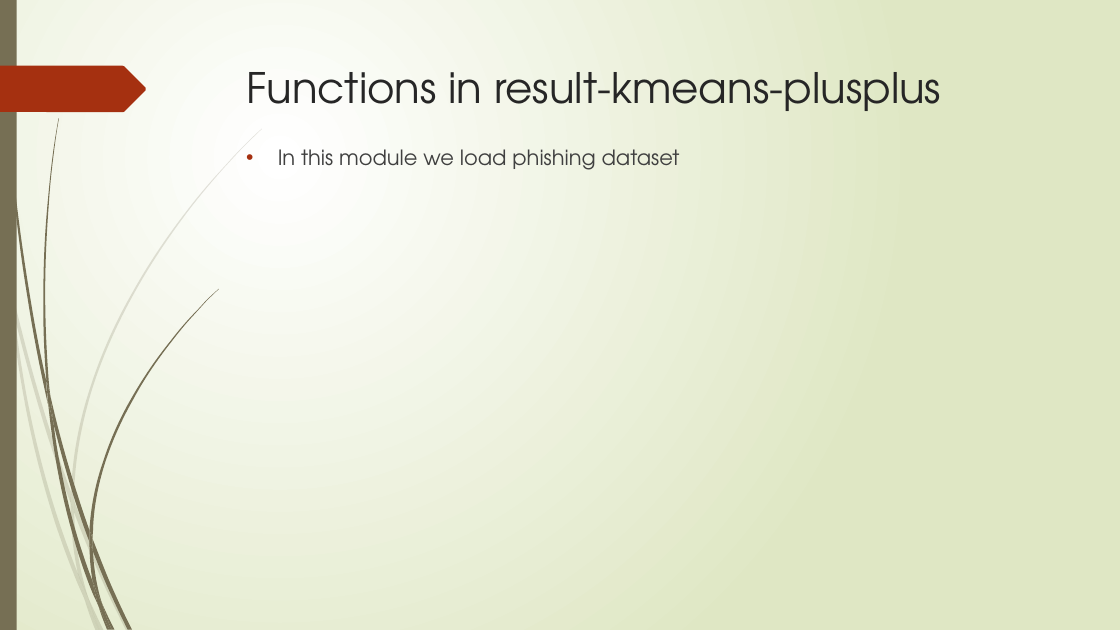
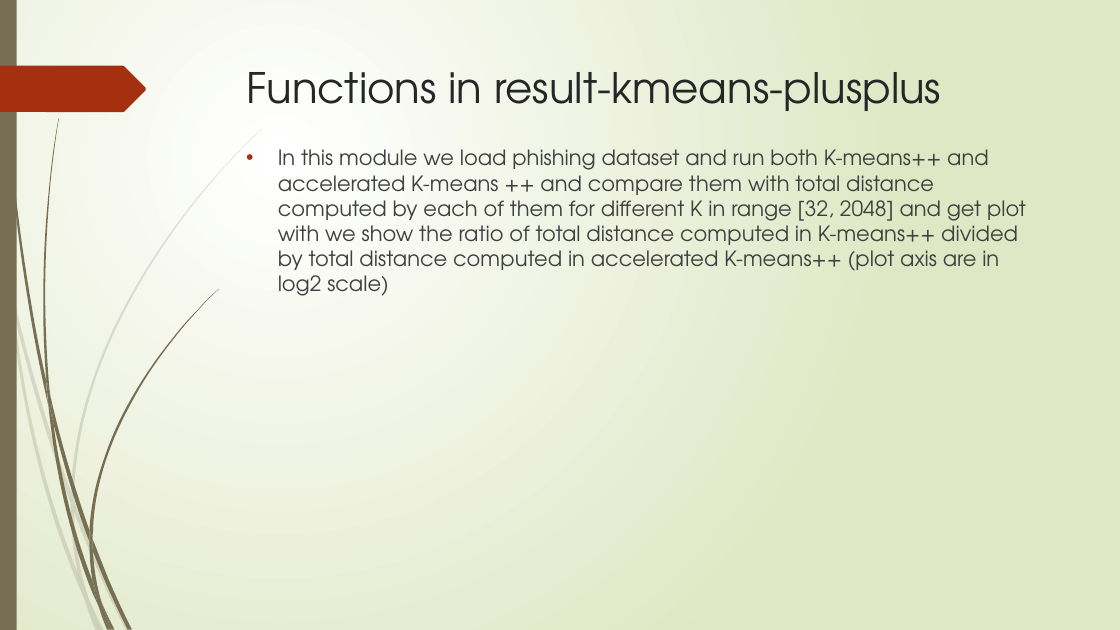
Before and after one commit to hsmmi/Exact-Acceleration-of-K-Means-and-K-Means-parallel, a slide deck: slide 24 of report/spr_final_paper.pptx. Drawn at 1120x630 pixels with LibreOffice and Linux fonts; fonts in the diff are those of the drawing. Boxes give left, top, right and bottom in pixels: in the first picture for what was removed or moved away, otherwise in the second. Text is boxed around its words. In the diff, an @@ line names an element or a change of style, - is before the commit and + after.

Commit message:
update powerpoint

```diff
--- a/report/spr_final_paper.pptx
+++ b/report/spr_final_paper.pptx
@@ text at [278,149,1026,296]: text changed @@
-• In this module we load phishing dataset
+• In this module we load phishing dataset and run both K-means++ and accelerated K-means ++ and compare them with total distance computed by each of them for different K in range [32, 2048] and get plot with we show the ratio of total distance computed in K-means++ divided by total distance computed in accelerated K-means++ (plot axis are in log2 scale)
```
Also in this commit, not shown: 1 other slide changed.
